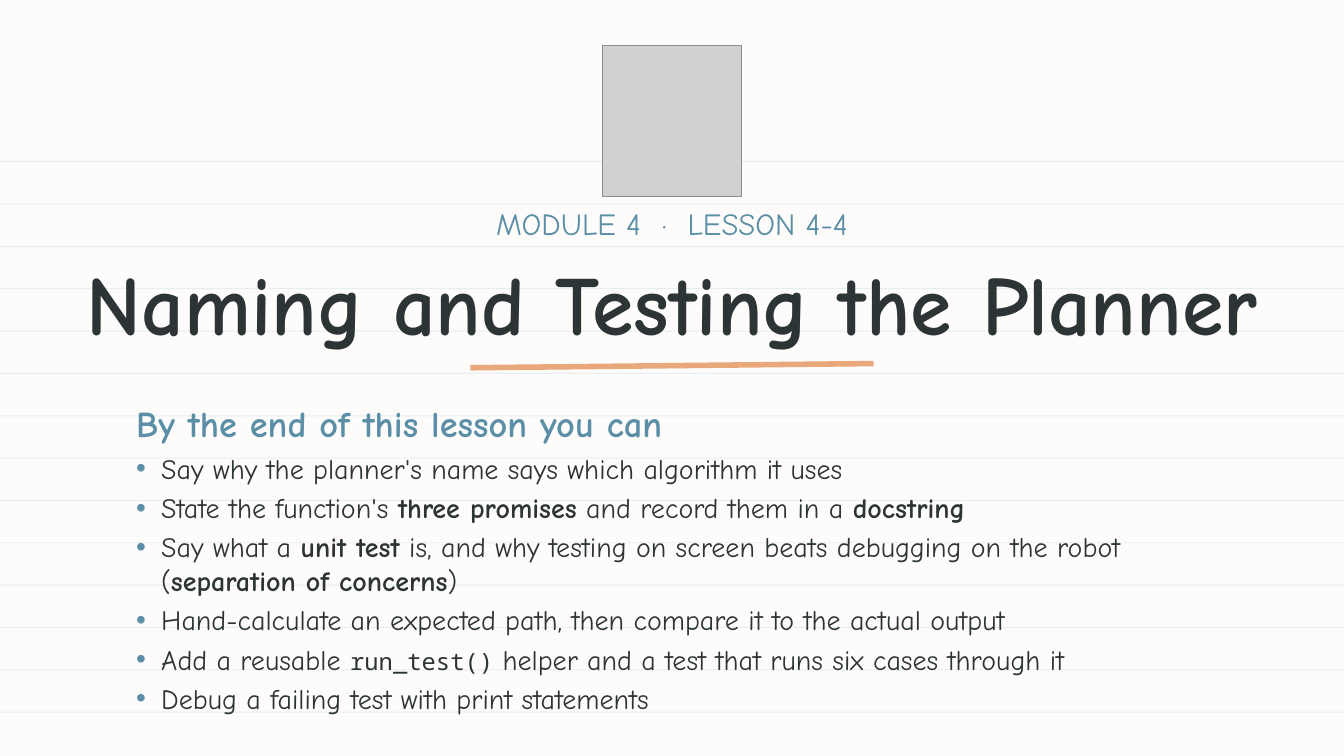
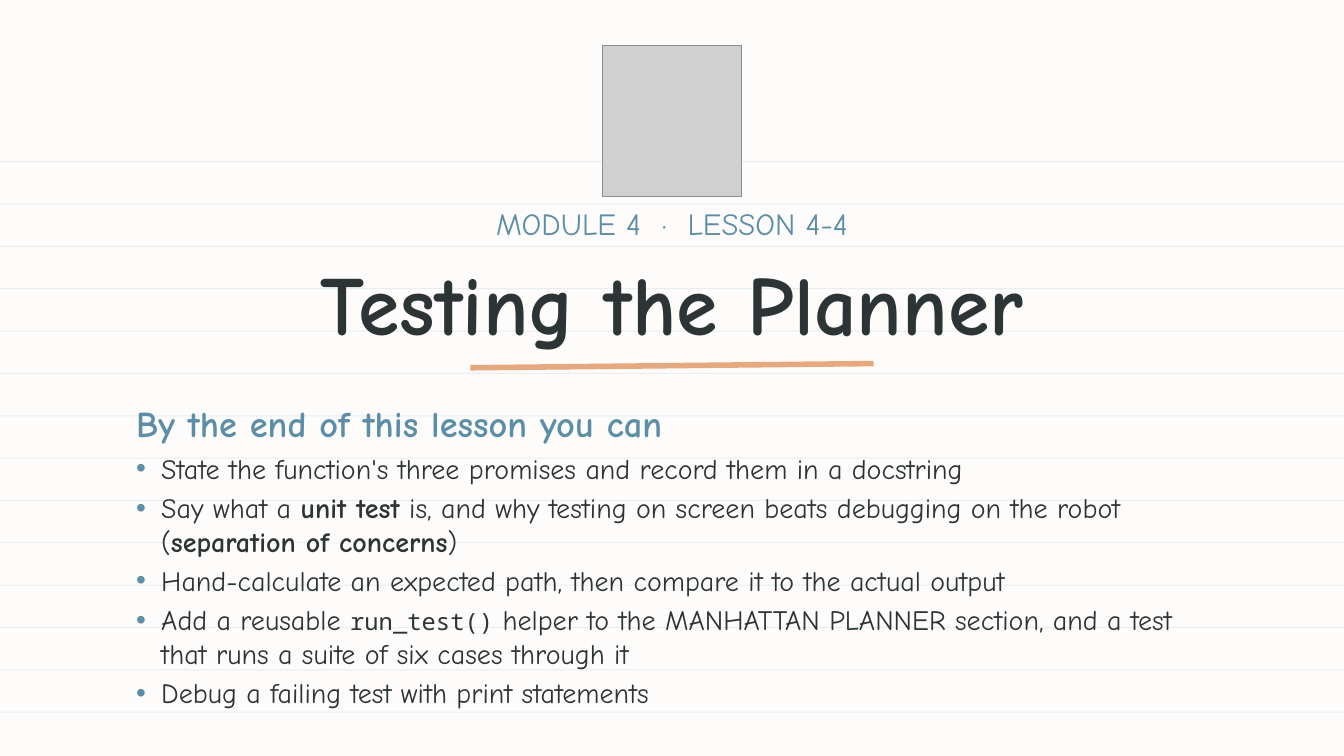
Before and after one commit to bradamiller/LearningPython, a slide deck: slide 1 of static/slides/module-04-manhattan/module-4-lesson-04-naming-and-testing-the-planner.pptx. Drawn at 1344x756 pixels with LibreOffice and Linux fonts; fonts in the diff are those of the drawing; grey boxes stand for pictures. Boxes give left, top, right and bottom in pixels: in the first picture for what was removed or moved away, otherwise in the second. Text is boxed around its words. In the diff, an @@ line names an element or a change of style, - is before the commit and + after.

```diff
--- a/static/slides/module-04-manhattan/module-4-lesson-04-naming-and-testing-the-planner.pptx
+++ b/static/slides/module-04-manhattan/module-4-lesson-04-naming-and-testing-the-planner.pptx
@@ text at (x1=321, y1=278, x2=1023, y2=362): text changed @@
-Naming and Testing the Planner
+Testing the Planner
@@ text at (x1=161, y1=460, x2=843, y2=485): paragraph removed @@
-• Say why the planner's name says which algorithm it uses
@@ text at (x1=161, y1=460, x2=963, y2=485): bold off in "three promises docstring" @@
@@ text at (x1=161, y1=611, x2=1172, y2=670): text changed @@
-• Add a reusable run_test() helper and a test that runs six cases through it
+• Add a reusable run_test() helper to the MANHATTAN PLANNER section, and a test that runs a suite of six cases through it
```
Also in this commit, not shown: 3 other slides changed, 3 slides removed, 11 other files.
